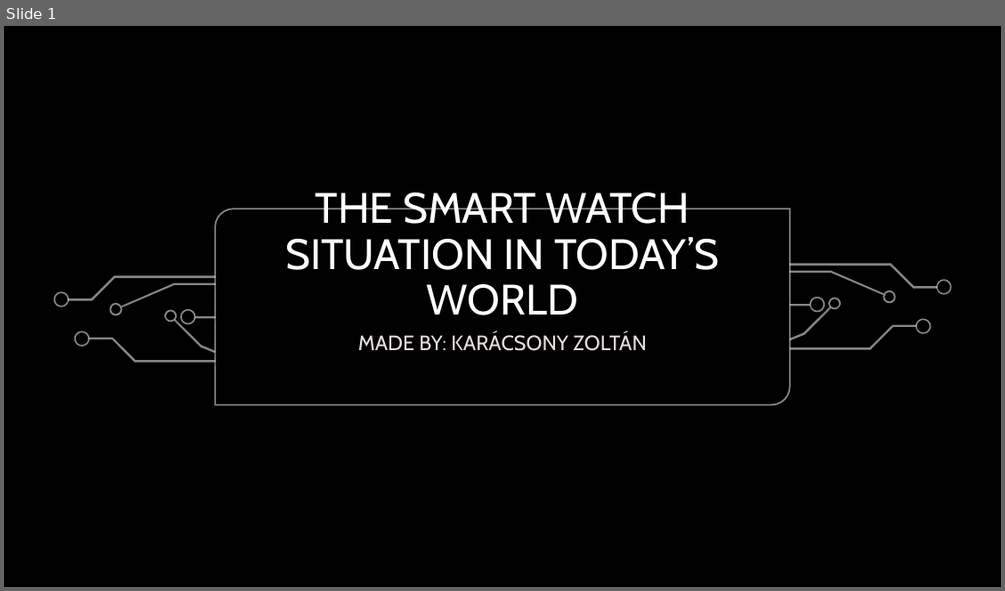
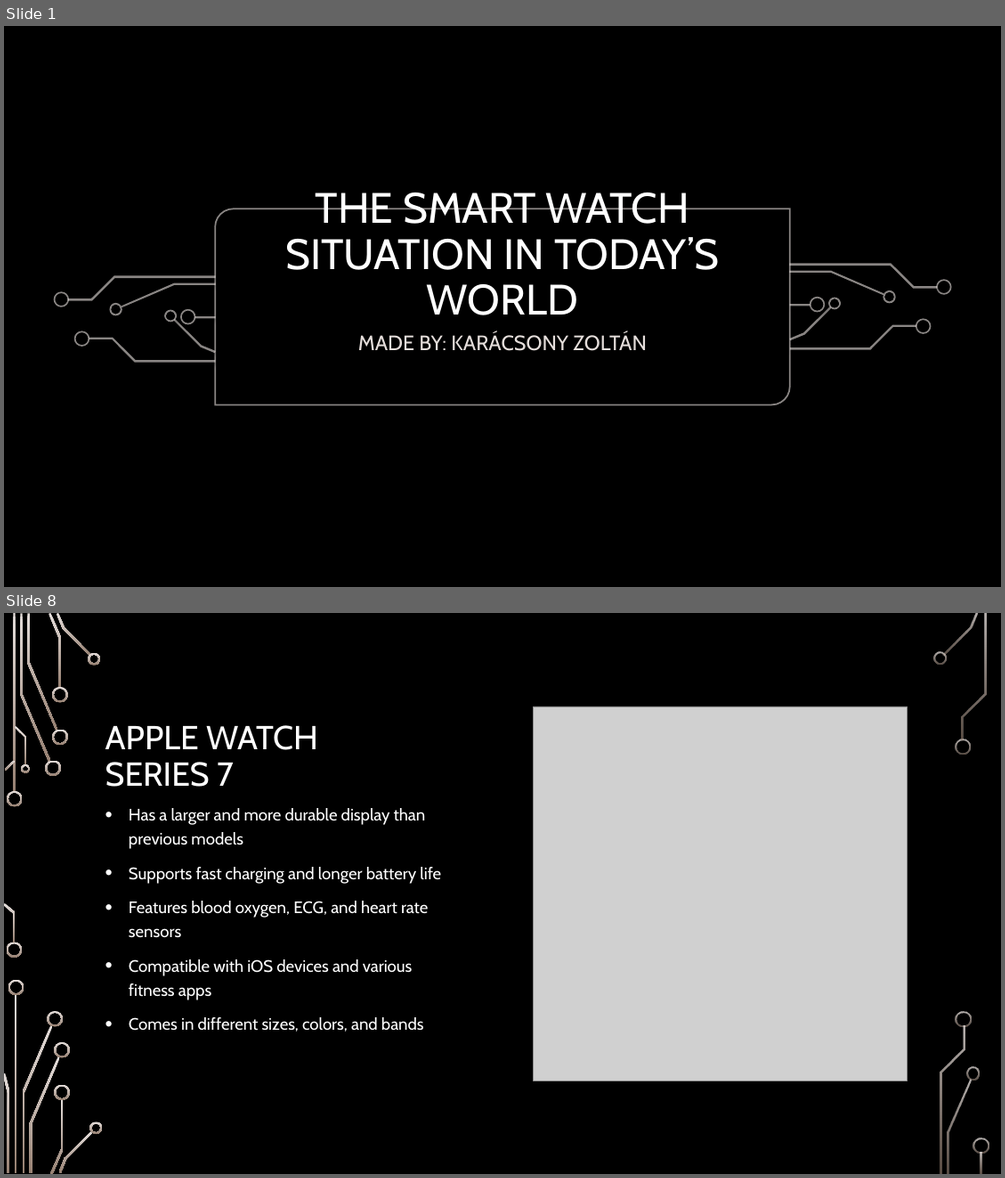
Before and after one commit to Tenebraacs/2023tanev, a slide deck: szakmai_angol/The smartwatch situation in today’s world.pptx. Shown one above the other, each under a label of ours: slide 1 before the commit, slides 1 and 8 after it; the slides between them are not shown. The pictures are 1005x591 and 1005x1178 pixels, drawn with LibreOffice and Linux fonts; fonts in the diff are those of the drawing; grey boxes stand for pictures; background and template pictures are left out. Boxes give left, top, right and bottom in pixels: in the first picture for what was removed or moved away, otherwise in the second. Text is boxed around its words. In the diff, an @@ line names an element or a change of style, - is before the commit and + after.

```diff
--- a/szakmai_angol/The smartwatch situation in today’s world.pptx
+++ b/szakmai_angol/The smartwatch situation in today’s world.pptx
@@ slide 8 added at [4,613,1001,1174], background picture (left out) @@
@@ picture added at [534,706,907,1080] @@
@@ title added at [105,725,318,787], 32 pt, text #FFFFFF @@
+APPLE WATCH SERIES 7
@@ text added at [129,808,441,1031], 16 pt, text #FFFFFF @@
+• Has a larger and more durable display than previous models
+• Supports fast charging and longer battery life
+• Features blood oxygen, ECG, and heart rate sensors
+• Compatible with iOS devices and various fitness apps
+• Comes in different sizes, colors, and bands
@@ group added at [4,613,989,1174]: 33 freeform shapes, 3 rectangles @@
```
Also in this commit, not shown: 9 other slides added, 1 slide removed, 2 other files.
